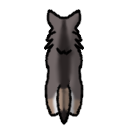
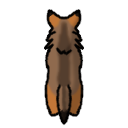
Comparing the layer stacks of the two 128x128 images. Changes:
added layer "Color 2" above "Color" over box(46, 10, 83, 122)
